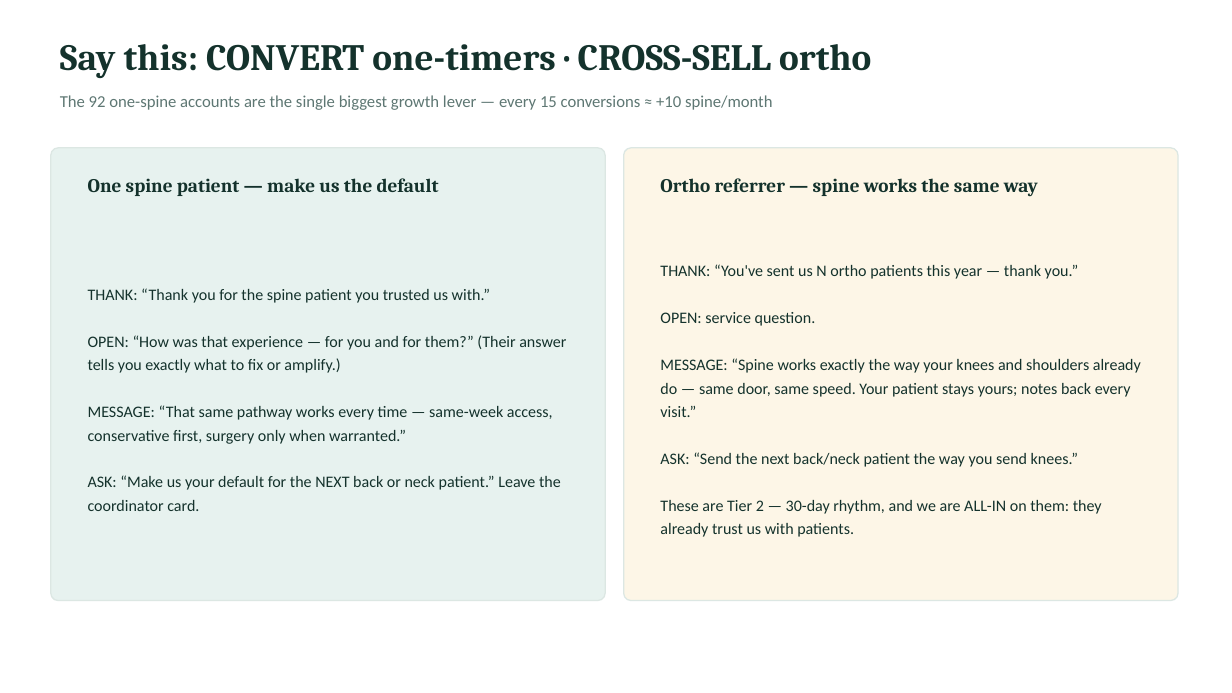
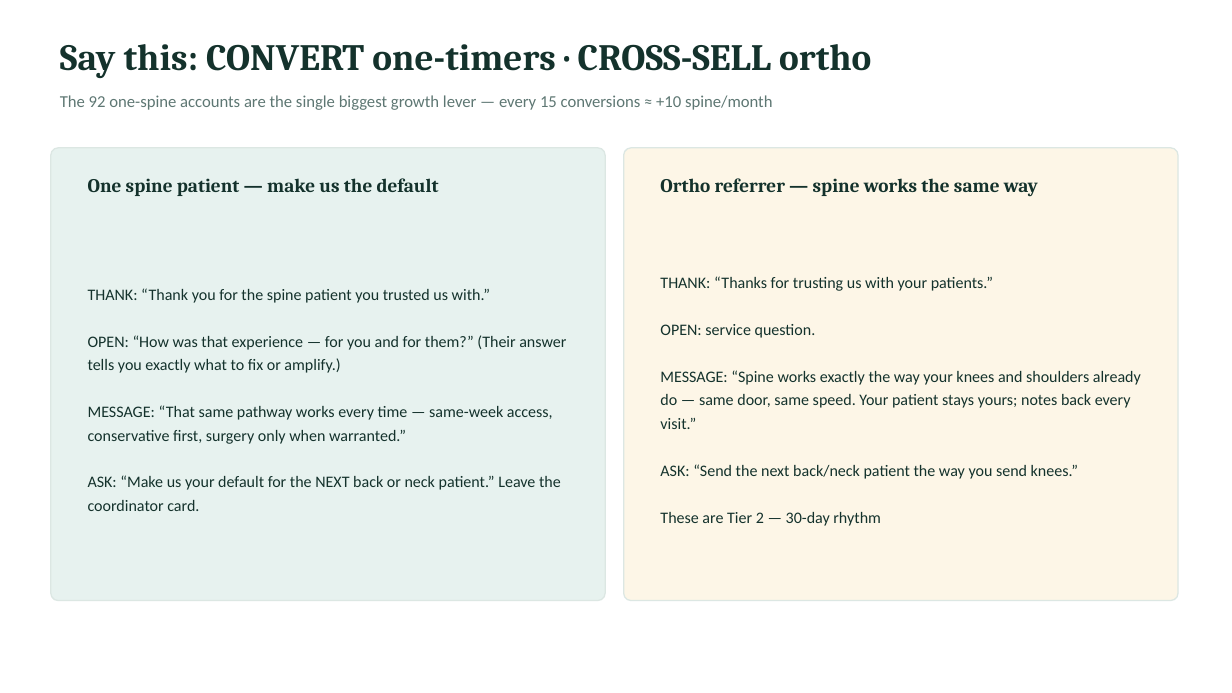
Before and after one commit to JosephAndrewMacLean/SHP, a slide deck: slide 7 of pm/kristen-share/SHP-Spine-Team-Rollout_Kristen_Jul22.pptx. Drawn at 1232x693 pixels with LibreOffice and Linux fonts; fonts in the diff are those of the drawing. Boxes give left, top, right and bottom in pixels: in the first picture for what was removed or moved away, otherwise in the second. Text is boxed around its words. In the diff, an @@ line names an element or a change of style, - is before the commit and + after.

```diff
--- a/pm/kristen-share/SHP-Spine-Team-Rollout_Kristen_Jul22.pptx
+++ b/pm/kristen-share/SHP-Spine-Team-Rollout_Kristen_Jul22.pptx
@@ text at (x1=660, y1=276, x2=993, y2=291): text changed @@
-THANK: “You've sent us N ortho patients this year — thank you.”
+THANK: “Thanks for trusting us with your patients.”
@@ text at (x1=660, y1=512, x2=881, y2=526): text changed @@
-These are Tier 2 — 30-day rhythm, and we are ALL-IN on them: they already trust us with patients.
+These are Tier 2 — 30-day rhythm
```
Also in this commit, not shown: 8 other slides changed, 1 slide removed, 7 other files.
